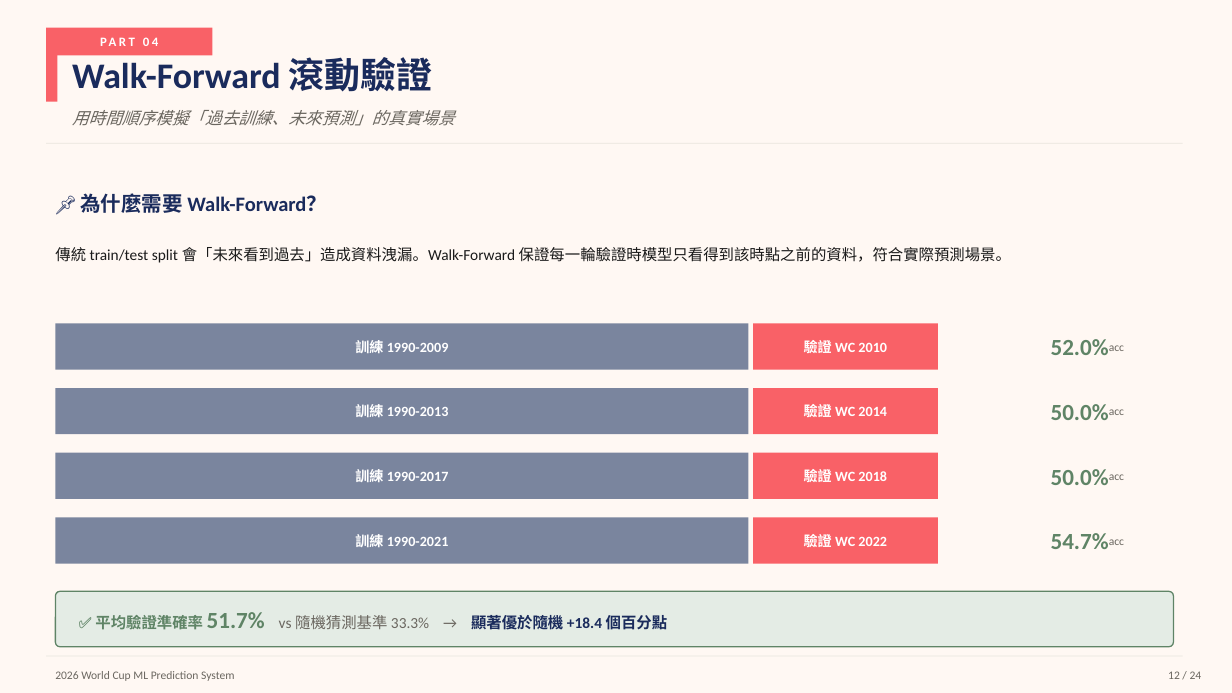
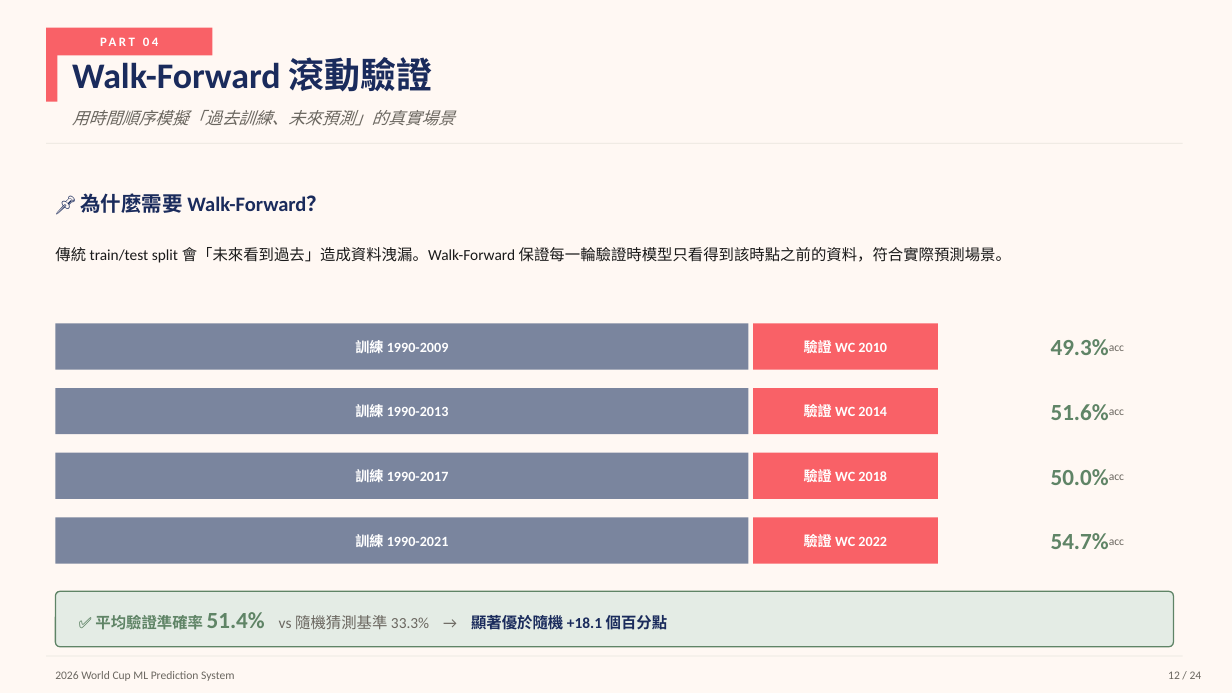
Before and after one commit to AstorYeh/worldcup-ml-2026, a slide deck: slide 12 of presentation/2026_WorldCup_ML_期末報告.pptx. Drawn at 1232x693 pixels with LibreOffice and Linux fonts; fonts in the diff are those of the drawing. Boxes give left, top, right and bottom in pixels: in the first picture for what was removed or moved away, otherwise in the second. Text is boxed around its words. In the diff, an @@ line names an element or a change of style, - is before the commit and + after.

```diff
--- a/presentation/2026_WorldCup_ML_期末報告.pptx
+++ b/presentation/2026_WorldCup_ML_期末報告.pptx
@@ text at box(1051, 339, 1109, 355): text changed @@
-52.0%
+49.3%
@@ text at box(1051, 404, 1109, 420): text changed @@
-50.0%
+51.6%
@@ text at box(95, 612, 668, 632): text changed @@
-✅ 平均驗證準確率 51.7% vs 隨機猜測基準 33.3% → 顯著優於隨機 +18.4 個百分點
+✅ 平均驗證準確率 51.4% vs 隨機猜測基準 33.3% → 顯著優於隨機 +18.1 個百分點
```
Also in this commit, not shown: 5 other slides changed, 1 other file.
